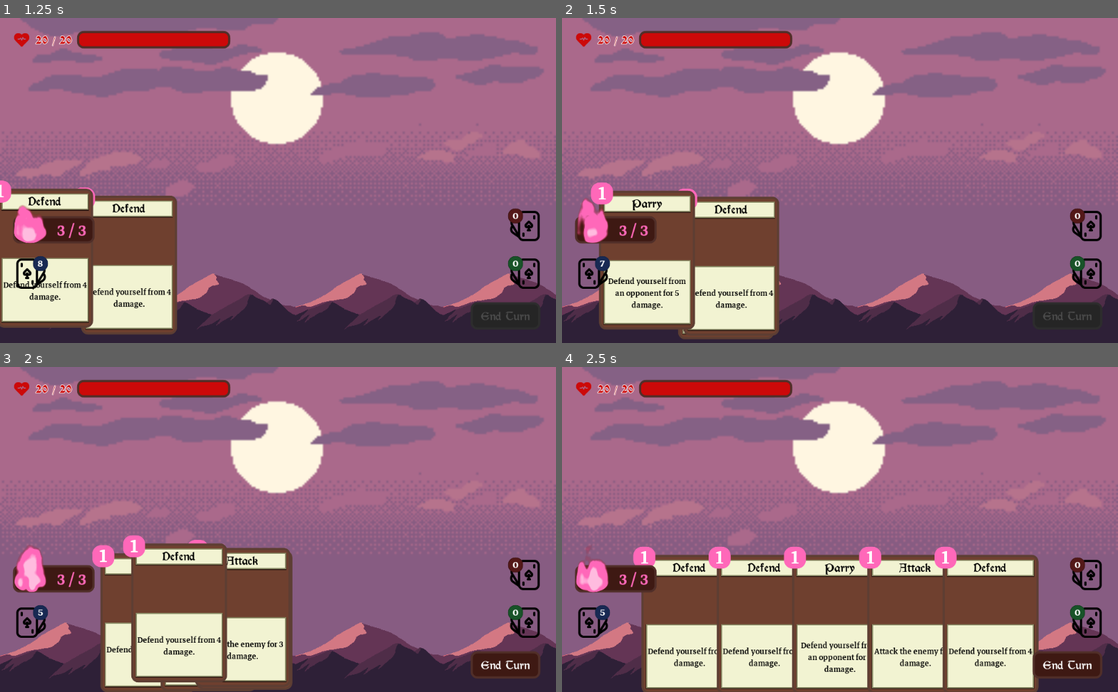
Above: before the commit, frames 1-4 (two rows, left to right).
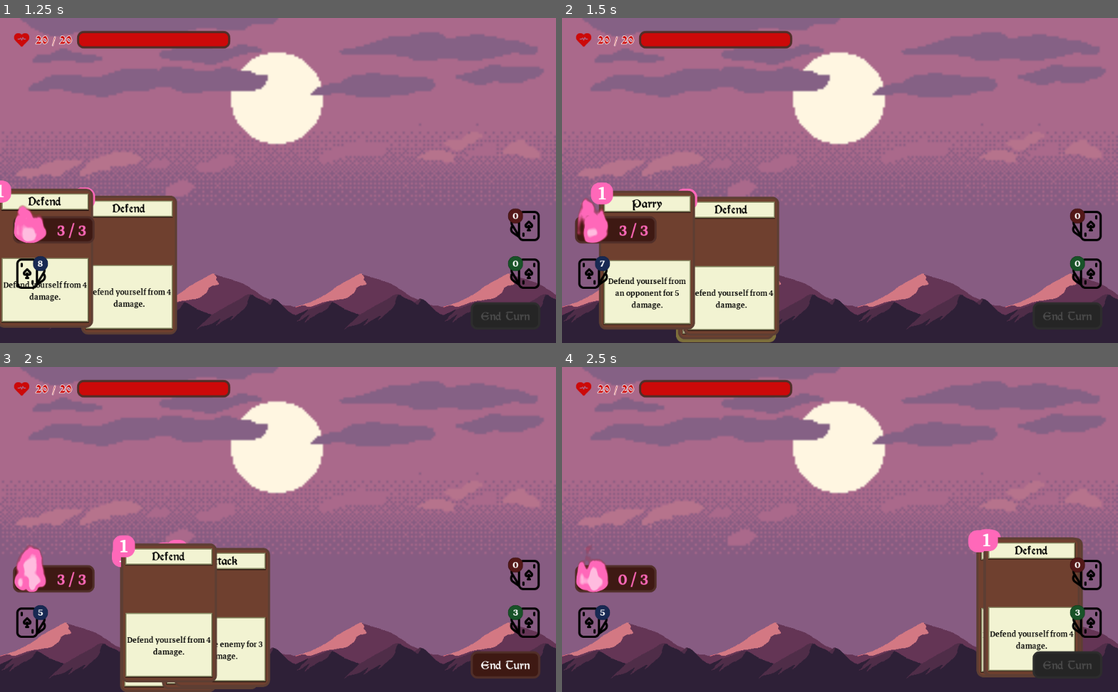
Above: after the commit, the same moments.

Repository: Maaack/Battle-Deck-Energy
Game: Godot game, scene res://Scenes/Main.tscn
Two runs of this game, one before a commit and one after it. Both use one fixed random seed, a clock stepped at 60 frames per second and the inputs below.
Inputs (mouse positions are in pixels of both pictures, inside the frame that each line leads up to):
- Up to frame 1 (1.25 s): move the mouse to (400, 164) at 0.52 s; click (400, 164) at 0.67 s
- Up to frame 2 (1.5 s): move the mouse to (728, 196) at 1.27 s; click (728, 196) at 1.42 s
- Up to frame 3 (2 s): no input
- Up to frame 4 (2.5 s): click "End Turn" at 2 s

Frame 1 is identical in both runs. In frame 2, 0.2% of the frame differs, in the area x 20-39%, y 95-100%; in frame 3, 6.1%; in frame 4, 33%, in the area x 10-98%, y 49-100%.

Commit message:
BATL-01: Fixes mouse being captured by player screen.

Diff:
--- a/Scenes/HUD/BattleScreen.tscn
+++ b/Scenes/HUD/BattleScreen.tscn
@@ -12,7 +12,6 @@
 anchor_top = 1.0
 anchor_right = 1.0
 anchor_bottom = 1.0
-margin_top = -600.0
 mouse_filter = 1
 script = ExtResource( 2 )
 __meta__ = {
--- a/Scenes/Main.tscn
+++ b/Scenes/Main.tscn
@@ -17,28 +17,11 @@
 "_edit_use_anchors_": false
 }
 
-[node name="ViewportContainer" type="ViewportContainer" parent="."]
-visible = false
-anchor_right = 1.0
-anchor_bottom = 1.0
-mouse_filter = 2
-stretch = true
-__meta__ = {
-"_edit_group_": true,
-"_edit_use_anchors_": false
-}
-
-[node name="Viewport" type="Viewport" parent="ViewportContainer"]
-size = Vector2( 1024, 600 )
-handle_input_locally = false
-render_target_update_mode = 0
-audio_listener_enable_3d = true
-physics_object_picking = true
-
 [node name="Background" type="Control" parent="."]
 anchor_right = 1.0
 anchor_bottom = 1.0
 __meta__ = {
+"_edit_lock_": true,
 "_edit_use_anchors_": false
 }
 
--- a/Scenes/PlayerScreen/PlayerScreen.tscn
+++ b/Scenes/PlayerScreen/PlayerScreen.tscn
@@ -5,10 +5,11 @@
 
 [node name="PlayerScreen" type="Control"]
 anchor_right = 1.0
-margin_bottom = 600.0
+mouse_filter = 1
 script = ExtResource( 2 )
 __meta__ = {
 "_edit_horizontal_guides_": [ 24.0 ],
+"_edit_use_anchors_": false,
 "_edit_vertical_guides_": [ 24.0 ]
 }
 
